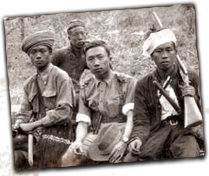
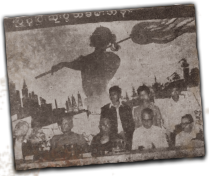
Revision of a layered 209x176 image; what changed, layer by layer:
renamed "Слой 52" to "Слой 44", painted on it over [3, 3, 205, 171]
